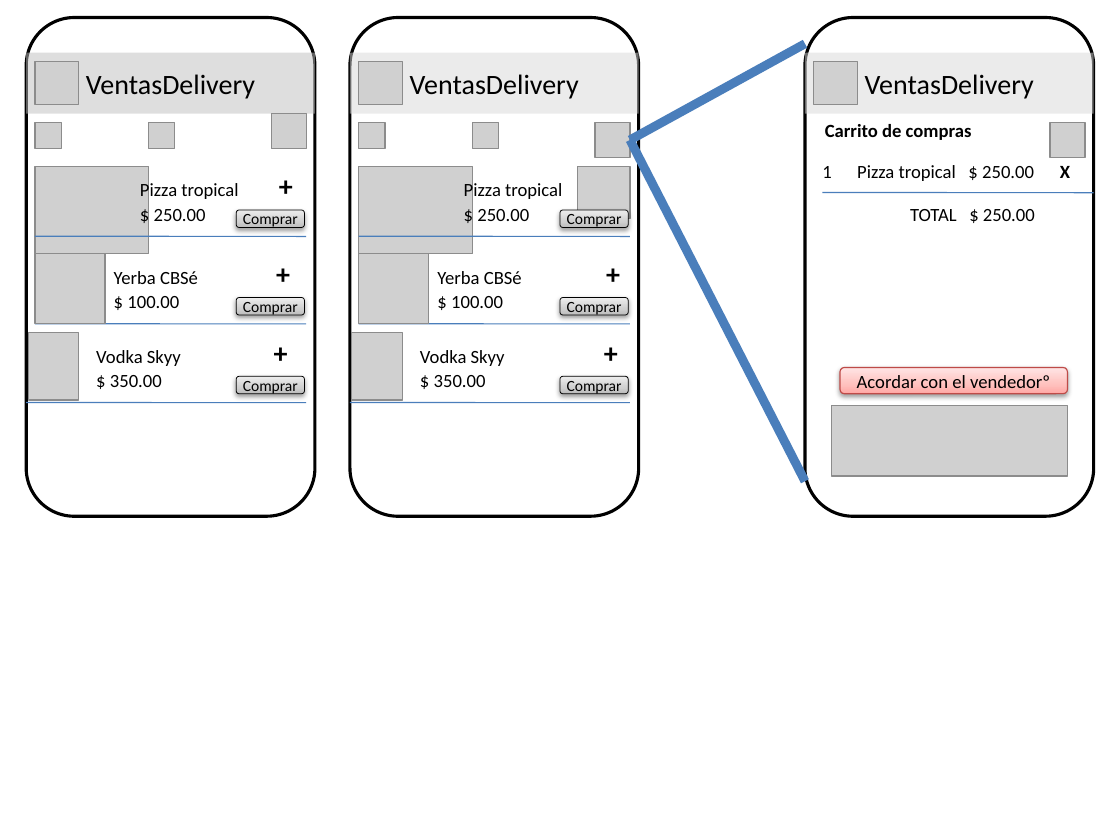
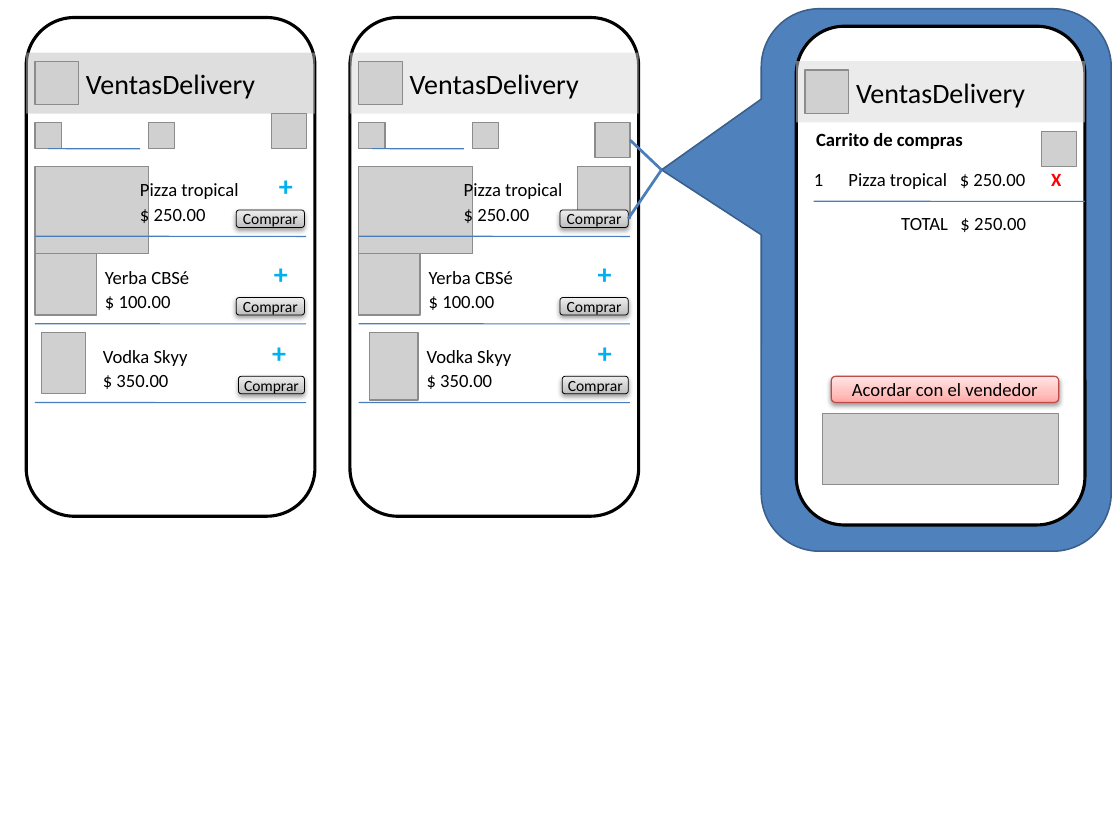
Before and after one commit to MiguelAlfredoAguero/MiProyecto, a slide deck: slide 1 of PrototiposVista.pptx. Drawn at 1120x840 pixels with LibreOffice and Linux fonts; fonts in the diff are those of the drawing; grey boxes stand for pictures; background and template pictures are left out. Boxes give left, top, right and bottom in pixels: in the first picture for what was removed or moved away, otherwise in the second. Text is boxed around its words. In the diff, an @@ line names an element or a change of style, - is before the commit and + after.

Commit message:
Ajustando prototipos

```diff
--- a/PrototiposVista.pptx
+++ b/PrototiposVista.pptx
@@ rounded speech box added at [762,9,1111,551], fill #4F81BD, outline #3A5F8C 1 pt @@
@@ line removed from (631, 140) to (805, 44) @@
@@ picture: place and size @@
-picture at [814,62,858,105]
+picture at [805,69,849,113]
@@ line added from (48, 149) to (140, 149), #4B7EBC 0.75 pt @@
@@ line added from (372, 149) to (464, 149), #4B7EBC 0.75 pt @@
@@ line removed from (631, 140) to (805, 482) @@
@@ line added from (662, 170) to (631, 140), #4B7EBC 1.75 pt @@
@@ line added from (662, 170) to (628, 218), #4B7EBC 1.75 pt @@
@@ text "1 Pizza tropical $ 250.00 ..." at [814,173,1061,189]: text colour #000000 to #FF0000 in "X" @@
@@ 2 pictures, 2 texts, 2 rounded rectangles, 1 rectangle, 1 line: place and size @@
-2 pictures, 2 texts, 2 rounded rectangles, 1 rectangle, 1 line at [805,18,1094,516]
+2 pictures, 2 texts, 2 rounded rectangles, 1 rectangle, 1 line at [796,26,1085,524]
@@ text "TOTAL $ 250.00": place and size @@
-text "TOTAL $ 250.00" at [910,209,1035,221]
+text "TOTAL $ 250.00" at [901,218,1026,230]
@@ picture: place and size @@
-picture at [35,254,105,325]
+picture at [35,254,96,316]
@@ text "Yerba CBSé +": place and size @@
-text "Yerba CBSé +" at [114,271,198,308]
+text "Yerba CBSé +" at [105,271,189,308]
@@ picture: place and size @@
-picture at [358,254,429,325]
+picture at [358,254,420,316]
@@ text "Yerba CBSé +": place and size @@
-text "Yerba CBSé +" at [437,271,522,308]
+text "Yerba CBSé +" at [429,271,513,308]
@@ text at [105,271,189,284]: text colour #000000 to #00B0F0 in "+" @@
@@ text at [429,271,513,284]: text colour #000000 to #00B0F0 in "+" @@
@@ text "Vodka Skyy +": place and size @@
-text "Vodka Skyy +" at [96,350,181,387]
+text "Vodka Skyy +" at [103,350,188,387]
@@ text "Vodka Skyy +": place and size @@
-text "Vodka Skyy +" at [420,350,505,387]
+text "Vodka Skyy +" at [427,350,511,387]
@@ picture: place and size @@
-picture at [28,333,78,400]
+picture at [41,333,86,394]
@@ text at [103,350,188,366]: text colour #000000 to #00B0F0 in "+" @@
@@ picture: place and size @@
-picture at [352,333,402,400]
+picture at [370,333,419,400]
@@ text at [427,350,511,366]: text colour #000000 to #00B0F0 in "+" @@
@@ text in rounded rectangle at [852,383,1037,396]: text changed @@
-Acordar con el vendedorº
+Acordar con el vendedor
@@ line moved from (26, 402) - (306, 403) to (35, 402) - (306, 403) @@
@@ line moved from (349, 402) - (631, 403) to (358, 402) - (631, 403) @@
```
